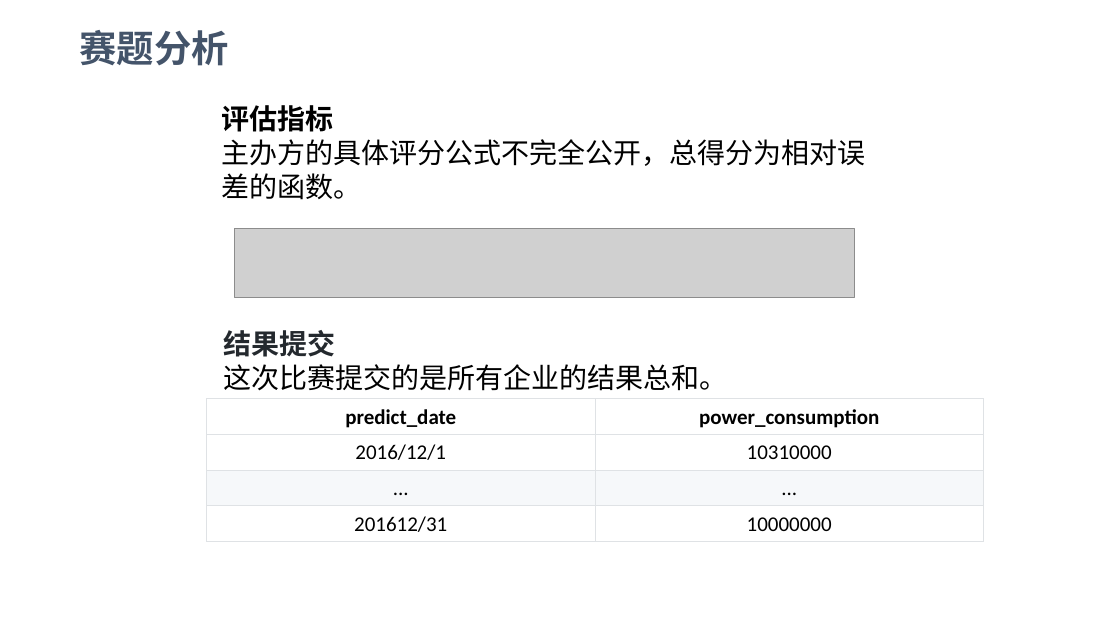
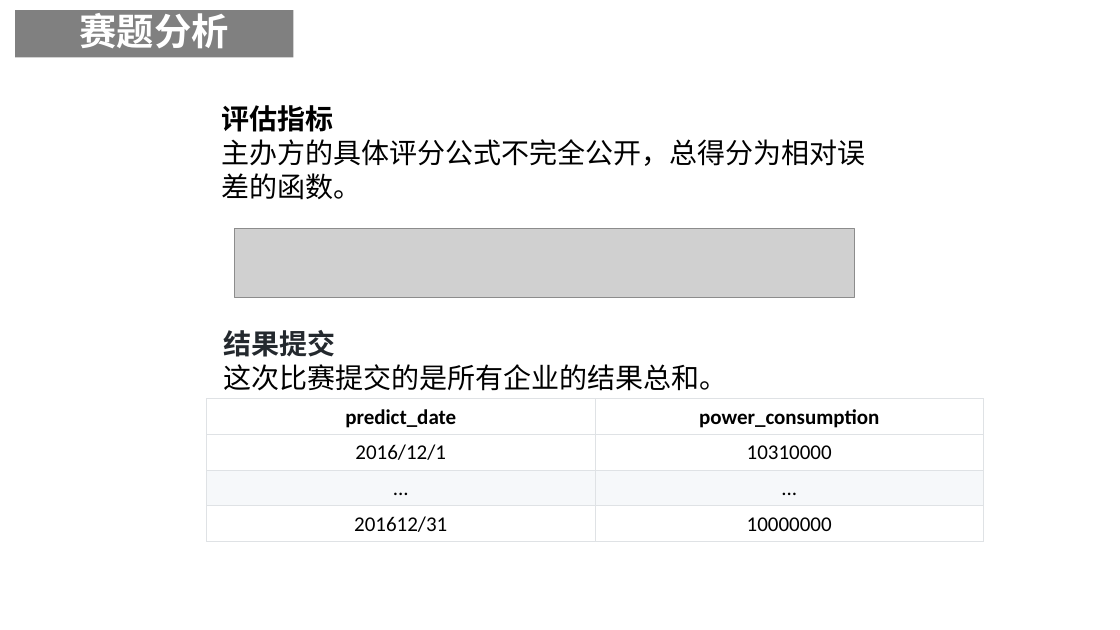
Before and after one commit to lvniqi/tianchi_power, a slide deck: slide 4 of presentation.pptx. Drawn at 1120x630 pixels with LibreOffice and Linux fonts; fonts in the diff are those of the drawing; grey boxes stand for pictures; background and template pictures are left out. Boxes give left, top, right and bottom in pixels: in the first picture for what was removed or moved away, otherwise in the second. Text is boxed around its words. In the diff, an @@ line names an element or a change of style, - is before the commit and + after.

Commit message:
[U] change the color

```diff
--- a/presentation.pptx
+++ b/presentation.pptx
@@ rectangle "赛题分析" resized from (x1=79, y1=30, x2=228, y2=66) to (x1=15, y1=10, x2=293, y2=57) @@
@@ rectangle "赛题分析" at (x1=15, y1=10, x2=293, y2=57): text colour #44546A to #FFFFFF; alignment left to centre; fill none to #808080 @@
```
Also in this commit, not shown: 23 other slides changed.
